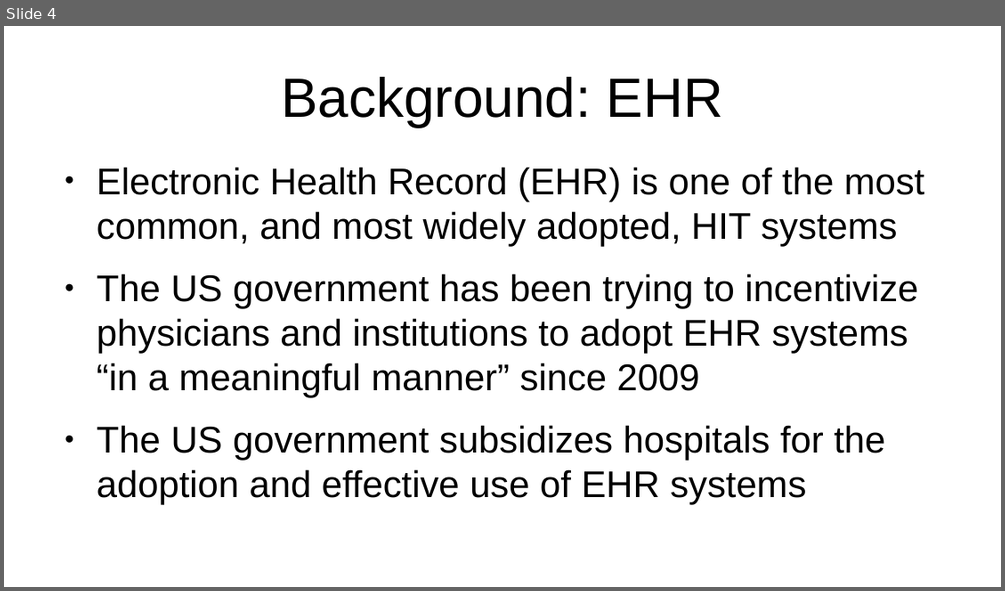
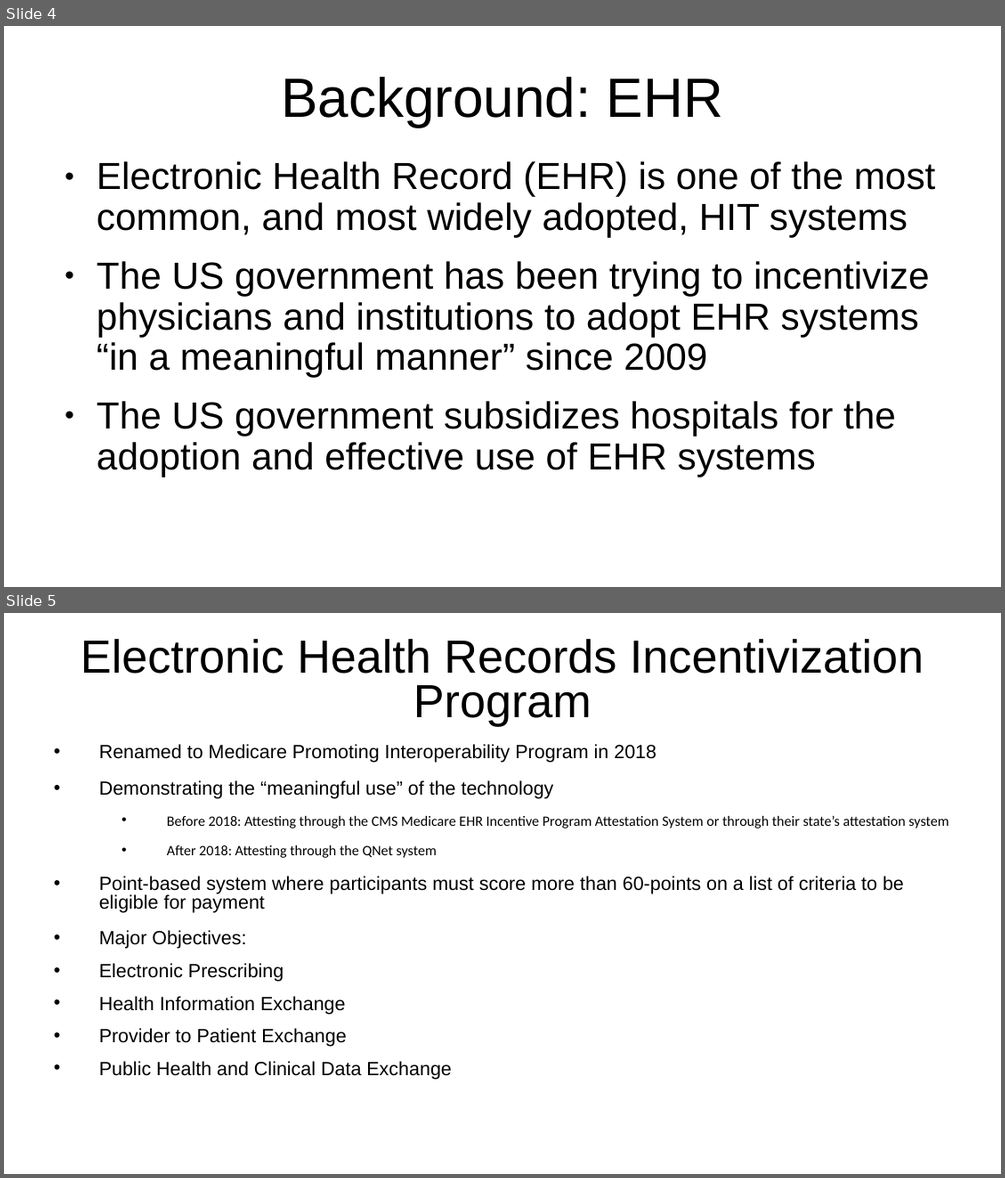
Before and after one commit to vicky-playground/EHR-GDP, a slide deck: does_gdp_impact_health_information_technology_investment.odp. Shown one above the other, each under a label of ours: slide 4 before the commit, slides 4 and 5 after it. The pictures are 1005x591 and 1005x1178 pixels, drawn with LibreOffice and Linux fonts; fonts in the diff are those of the drawing. Boxes give left, top, right and bottom in pixels: in the first picture for what was removed or moved away, otherwise in the second. Text is boxed around its words. In the diff, an @@ line names an element or a change of style, - is before the commit and + after.

```diff
--- a/does_gdp_impact_health_information_technology_investment.odp
+++ b/does_gdp_impact_health_information_technology_investment.odp
@@ slide 5 added at box(4, 613, 1001, 1174), background #FFFFFF @@
@@ title added at box(81, 639, 923, 727), 37 pt, text #000000 @@
+Electronic Health Records Incentivization Program
@@ text added at box(99, 744, 948, 1079), 15.2 pt, text #000000 @@
+• Renamed to Medicare Promoting Interoperability Program in 2018
+• Demonstrating the “meaningful use” of the technology
+• Before 2018: Attesting through the CMS Medicare EHR Incentive Program Attestation System or through their state’s attestation system
+• After 2018: Attesting through the QNet system
+• Point-based system where participants must score more than 60-points on a list of criteria to be eligible for payment
+• Major Objectives:
+  • Electronic Prescribing
+  • Health Information Exchange
+  • Provider to Patient Exchange
+  • Public Health and Clinical Data Exchange
@@ slide 4 changed as well @@
@@ text "Electronic Health Record (EHR) is ..." at box(97, 161, 936, 476): size 29.6 to 30 pt; indent changed; line spacing 1 to 0.9 @@
```
Also in this commit, not shown: 12 other slides changed, 4 other slides added, 1 slide removed, 9 other files.
